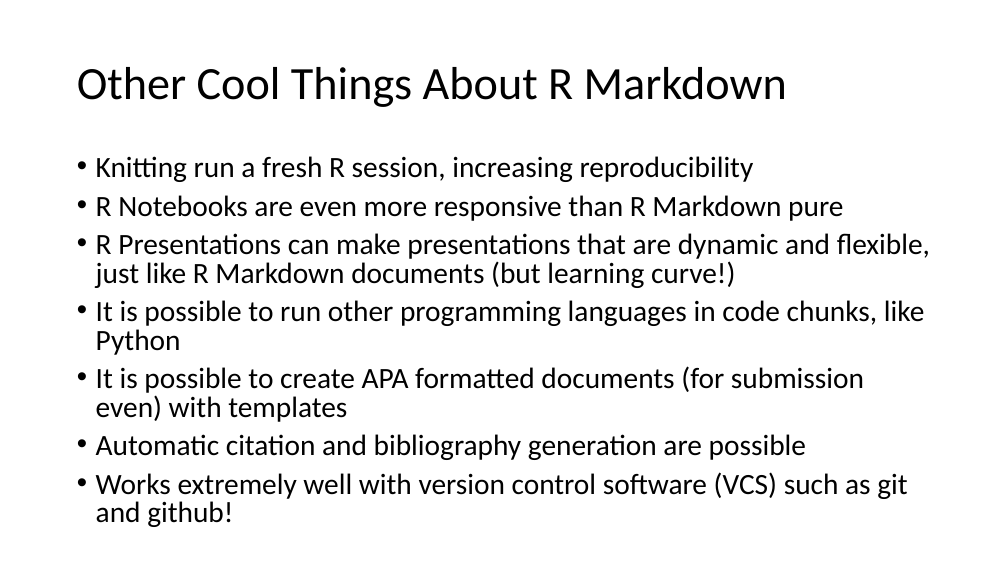
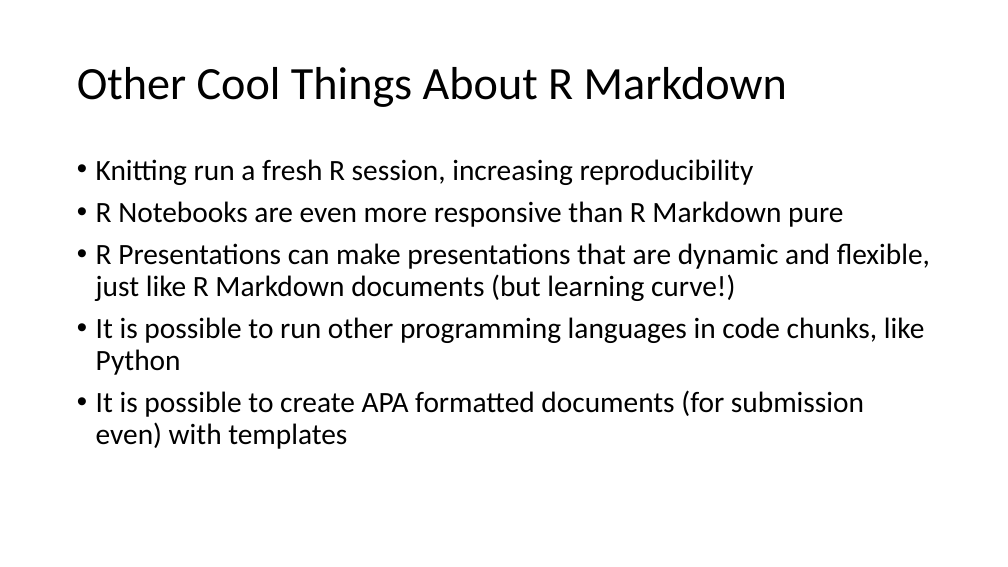
Before and after one commit to Cmell/BBMarkdownTalkSpring2018, a slide deck: slide 19 of MarkdownBBSp2018.pptx. Drawn at 1008x567 pixels with LibreOffice and Linux fonts; fonts in the diff are those of the drawing. Boxes give left, top, right and bottom in pixels: in the first picture for what was removed or moved away, otherwise in the second. Text is boxed around its words. In the diff, an @@ line names an element or a change of style, - is before the commit and + after.

```diff
--- a/MarkdownBBSp2018.pptx
+++ b/MarkdownBBSp2018.pptx
@@ text "Knitting run a fresh R ..." at (x1=96, y1=159, x2=930, y2=449): line spacing 0.8 to 0.9 @@
@@ text at (x1=96, y1=434, x2=907, y2=527): paragraphs removed @@
-• Automatic citation and bibliography generation are possible
-• Works extremely well with version control software (VCS) such as git and github!
```
Also in this commit, not shown: 1 slide added.
